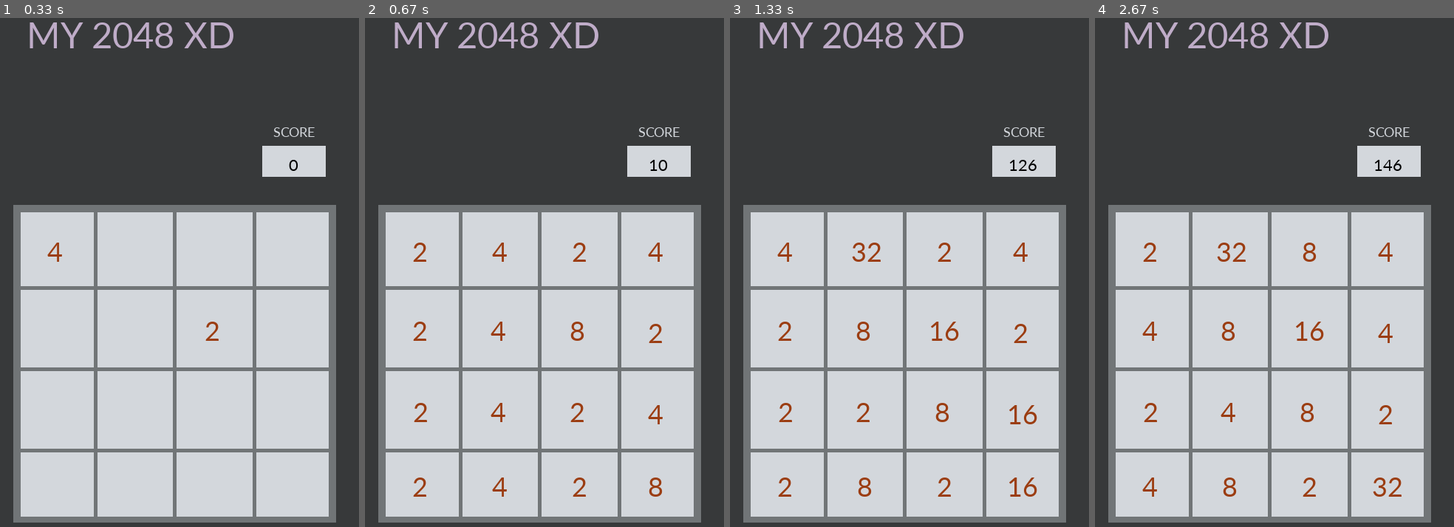
Above: before the commit, frames 1-4 (left to right).
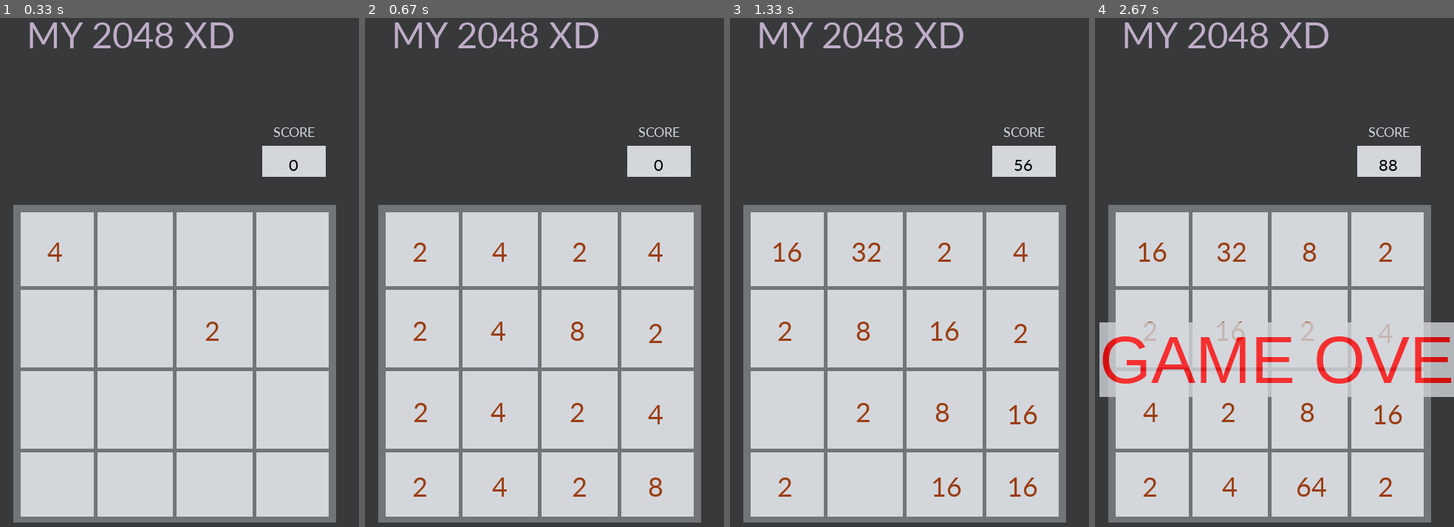
Above: after the commit, the same moments.

Repository: lewiechiu/My2048
Game: pygame game, started from My2048Demo.py
The game is run twice, just before and just after one commit, with the same random seed, the same clock (stepped at 60 frames per second) and the same inputs.
Inputs:
- Up to frame 1 (0.33 s): no input
- Up to frame 2 (0.67 s): hold Right from 0.33 s (still down)
- Up to frame 3 (1.33 s): release Right at 0.8 s; hold Up 0.83-1.13 s; hold Right from 1.17 s (still down)
- Up to frame 4 (2.67 s): release Right at 1.63 s; hold Left 1.67-2.2 s; hold Down 2.23-2.53 s; hold Left from 2.57 s (still down)

Frame 1 is identical in both runs. In frame 2, less than 0.1% of the frame differs, in the area x 79-85%, y 27-31%; in frame 3, 0.5%; in frame 4, 6.8%, in the area x 1-100%, y 27-95%.

Commit message:
Handled Gameover and insert numbers when full

Diff:
--- a/My2048Demo.py
+++ b/My2048Demo.py
@@ -486,36 +486,29 @@
 	pygame.event.pump()
 	time.sleep(0.01)
 	if keys[pygame.K_LEFT] == 1:
-
-		#Lefttimes+=1
-		#text_width = LeftLabel.get_width()
-		#LeftNumber = ShowText(str(Lefttimes),LabelX+text_width, LabelY+text_height*3,text_size,(0,200,200))
 		if(not X.checkMovable("l")):
 			X.align("left")
 		else:
-			keys[pygame.K_LEFT] == 0
+			keys[pygame.K_LEFT] = 0
 	if keys[pygame.K_RIGHT] == 1:
-		#print('RIGHT pressed')
-		#Righttimes+=1
-		#text_width = RightLabel.get_width()
-		#RightNumber = ShowText(str(Righttimes),LabelX+text_width, LabelY+text_height*2,text_size,(0,200,200))
-		X.align("right")
+		if(not X.checkMovable("r")):
+			X.align("right")
+		else:
+			keys[pygame.K_RIGHT] = 0
 	if keys[pygame.K_UP] == 1:
-		#print('UP pressed')
-		#UPtimes+=1
-		#text_width = UpLabel.get_width()
-		#UpNumber = ShowText(str(UPtimes),LabelX+text_width, LabelY,text_size,(0,200,200))
-		X.align("up")
+		if(not X.checkMovable("u")):
+			X.align("up")
+		else:
+			keys[pygame.K_UP] = 0
 	if keys[pygame.K_DOWN] == 1:
-		#print('DOWN pressed')
-		#Downtimes+=1
-		#text_width = DownLabel.get_width()
-		#DownNumber = ShowText(str(Downtimes),LabelX+text_width, LabelY+text_height,text_size,(0,200,200))
-		X.align("down")
+		if(not X.checkMovable("d")):
+			X.align("down")
+		else:
+			keys[pygame.K_DOWN] = 0
 	if(not X.checkGameOver()):
 		GameOver()
 		break
-	if(keys[pygame.K_LEFT] or keys[pygame.K_RIGHT] or keys[pygame.K_UP] or keys[pygame.K_DOWN]):
+	if(keys[pygame.K_LEFT]==1 or keys[pygame.K_RIGHT]==1 or keys[pygame.K_UP]==1 or keys[pygame.K_DOWN]==1):
 		for row in range(4):
 			for col in range(4):
 				print(X.matrix[row][col], end=" ")
